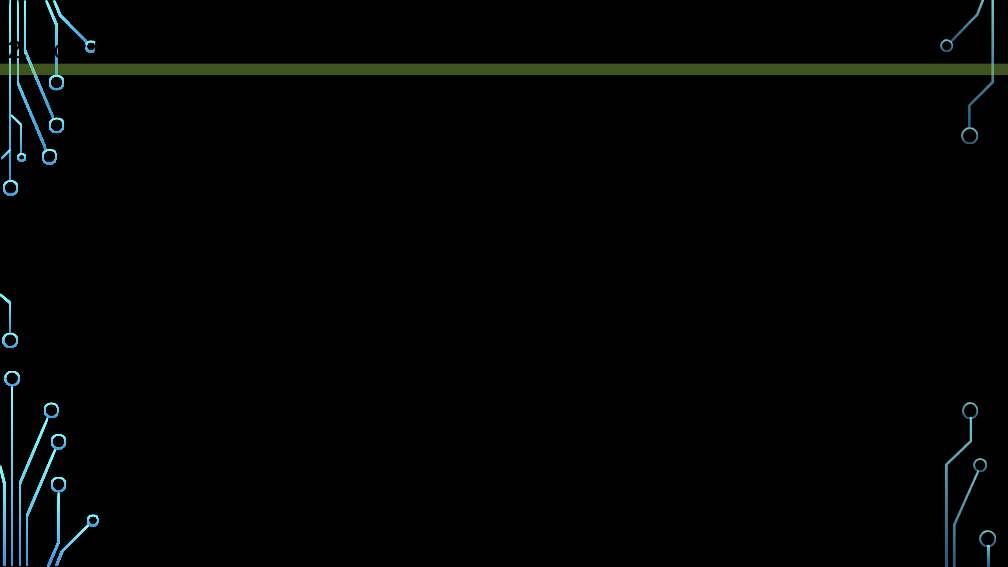
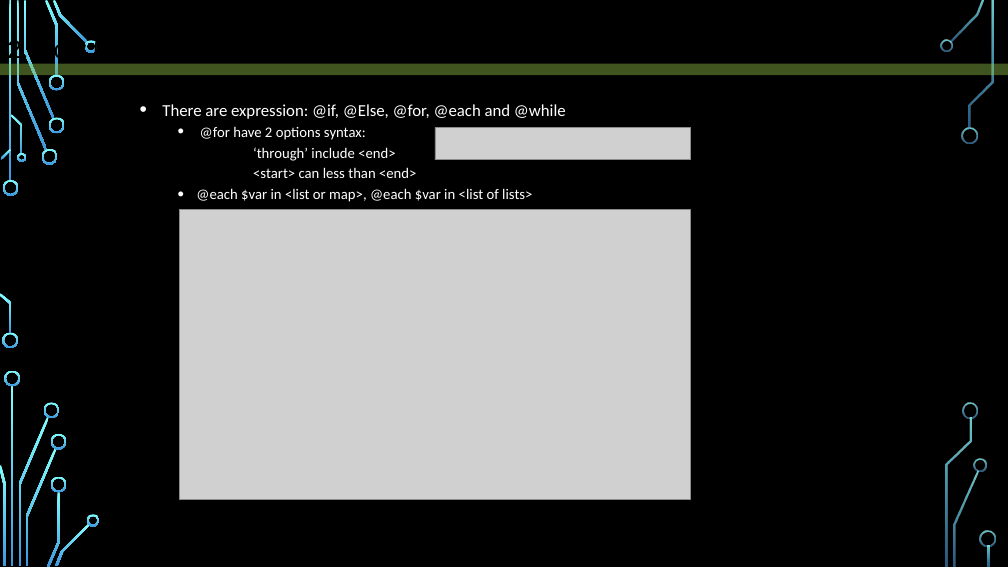
Before and after one commit to sanhdieux1/Note, a slide deck: slide 6 of SASS/presentation.pptx. Drawn at 1008x567 pixels with LibreOffice and Linux fonts; fonts in the diff are those of the drawing; grey boxes stand for pictures; background and template pictures are left out. Boxes give left, top, right and bottom in pixels: in the first picture for what was removed or moved away, otherwise in the second. Text is boxed around its words. In the diff, an @@ line names an element or a change of style, - is before the commit and + after.

```diff
--- a/SASS/presentation.pptx
+++ b/SASS/presentation.pptx
@@ text added at box(162, 104, 566, 202), 14 pt, text #FFFFFF @@
+  • There are expression: @if, @Else, @for, @each and @while
+    • @for have 2 options syntax:
+    ‘through’ include <end>
+    <start> can less than <end>
+    • @each $var in <list or map>, @each $var in <list of lists>
@@ picture added at box(435, 128, 690, 160) @@
@@ picture added at box(179, 209, 690, 499) @@
```
Also in this commit, not shown: 3 other slides changed, 3 other files.
